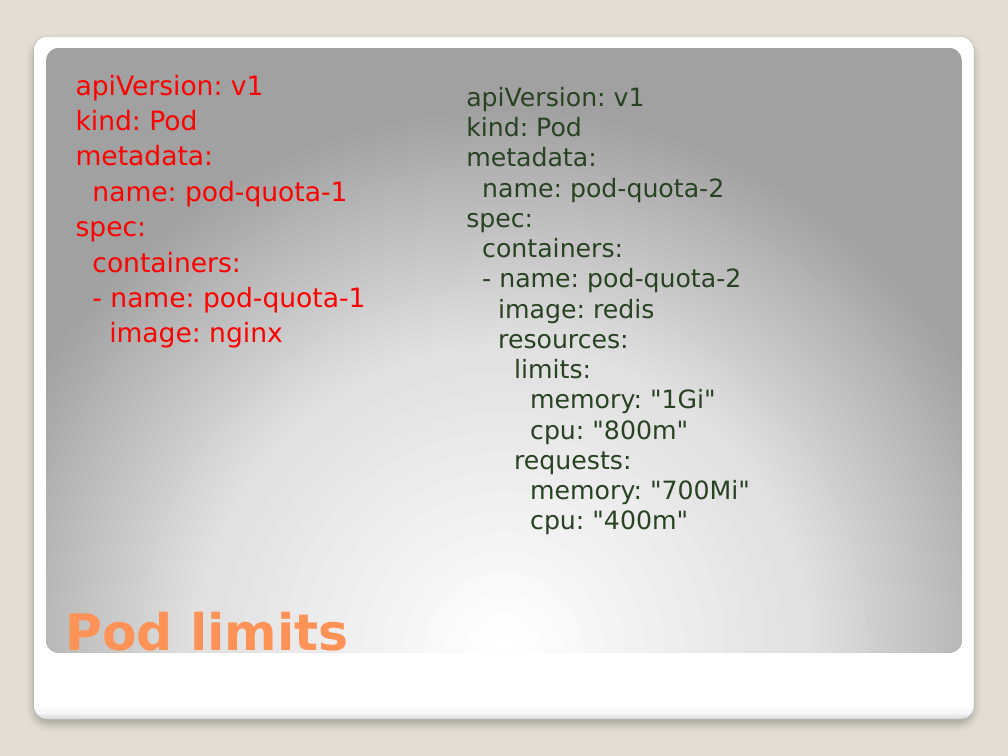
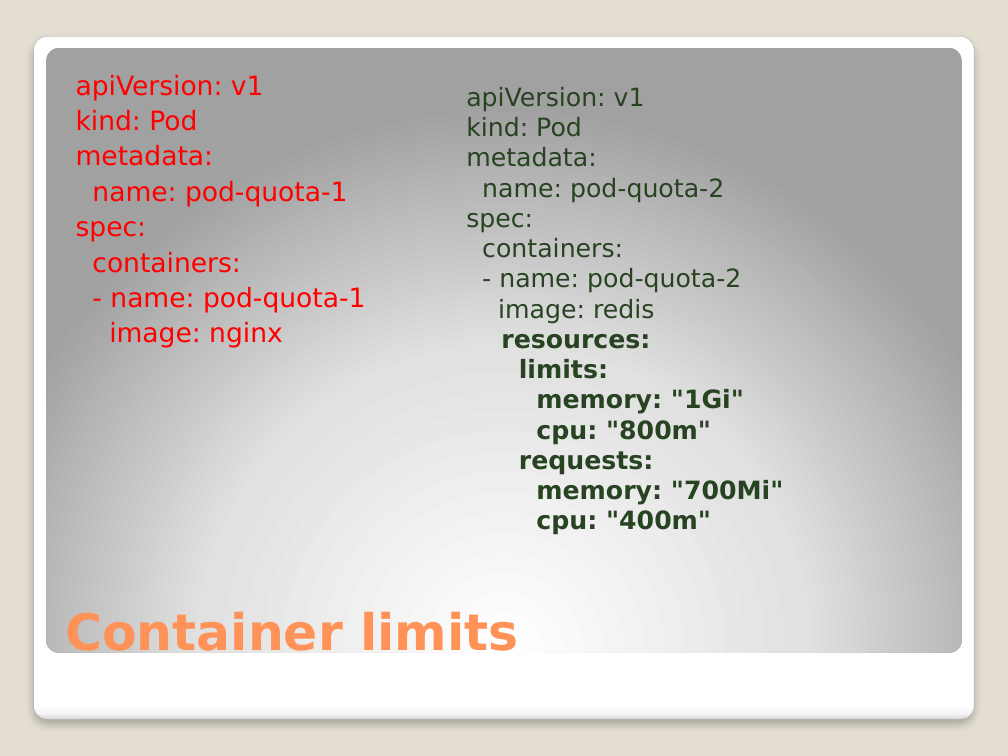
Before and after one commit to djkormo/k8s-AKS-primer, a slide deck: slide 5 of examples/atwar/presentation/Kubernetes at war on Azure.pptx. Drawn at 1008x756 pixels with LibreOffice and Linux fonts; fonts in the diff are those of the drawing. Boxes give left, top, right and bottom in pixels: in the first picture for what was removed or moved away, otherwise in the second. Text is boxed around its words. In the diff, an @@ line names an element or a change of style, - is before the commit and + after.

```diff
--- a/examples/atwar/presentation/Kubernetes at war on Azure.pptx
+++ b/examples/atwar/presentation/Kubernetes at war on Azure.pptx
@@ text at (x1=501, y1=334, x2=783, y2=535): bold on in "resources:", "limits:", "memory: "1Gi"", "cpu: "800m"" and 3 more places @@
@@ title at (x1=65, y1=608, x2=518, y2=661): text changed @@
-Pod limits
+Container limits
```
Also in this commit, not shown: 4 other slides changed.
